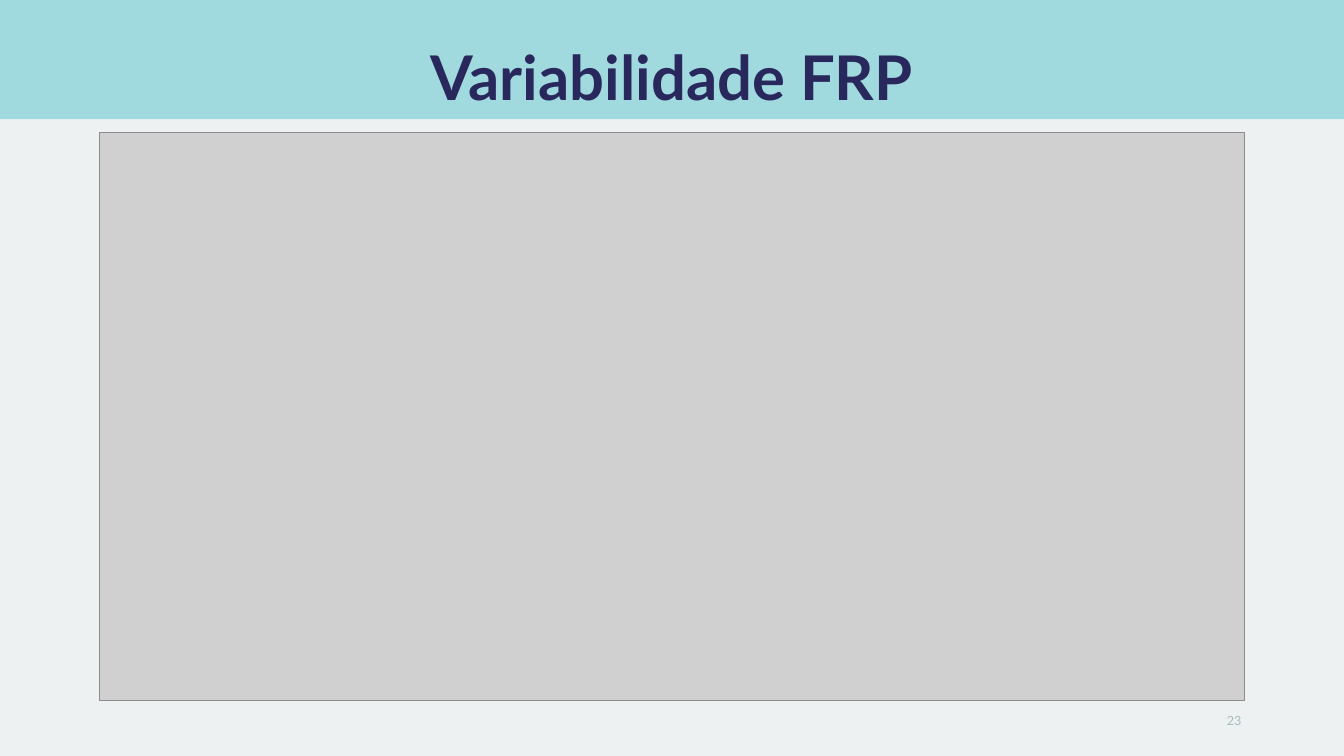
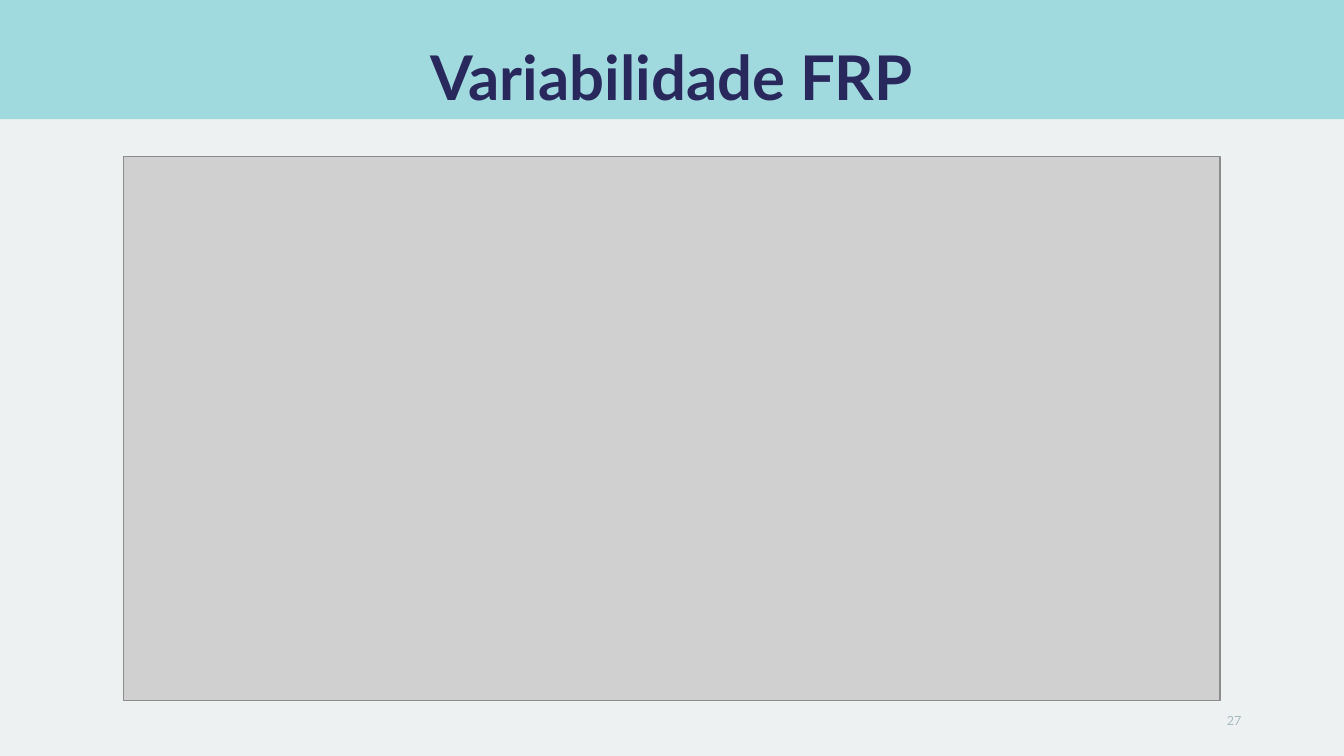
Before and after one commit to Sofs27/Thesis, a slide deck: slide 27 of Deliverables/PPT_Projeto.pptx (slide 23 before the commit). Drawn at 1344x756 pixels with LibreOffice and Linux fonts; fonts in the diff are those of the drawing; grey boxes stand for pictures. Boxes give left, top, right and bottom in pixels: in the first picture for what was removed or moved away, otherwise in the second. Text is boxed around its words. In the diff, an @@ line names an element or a change of style, - is before the commit and + after.

```diff
--- a/Deliverables/PPT_Projeto.pptx
+++ b/Deliverables/PPT_Projeto.pptx
@@ picture resized from (x1=99, y1=132, x2=1244, y2=701) to (x1=124, y1=157, x2=1220, y2=702) @@
@@ page number at (x1=1227, y1=716, x2=1242, y2=725): text changed @@
-23
+27
```
Also in this commit, not shown: 21 other slides changed, 6 slides added, 9 other files.
